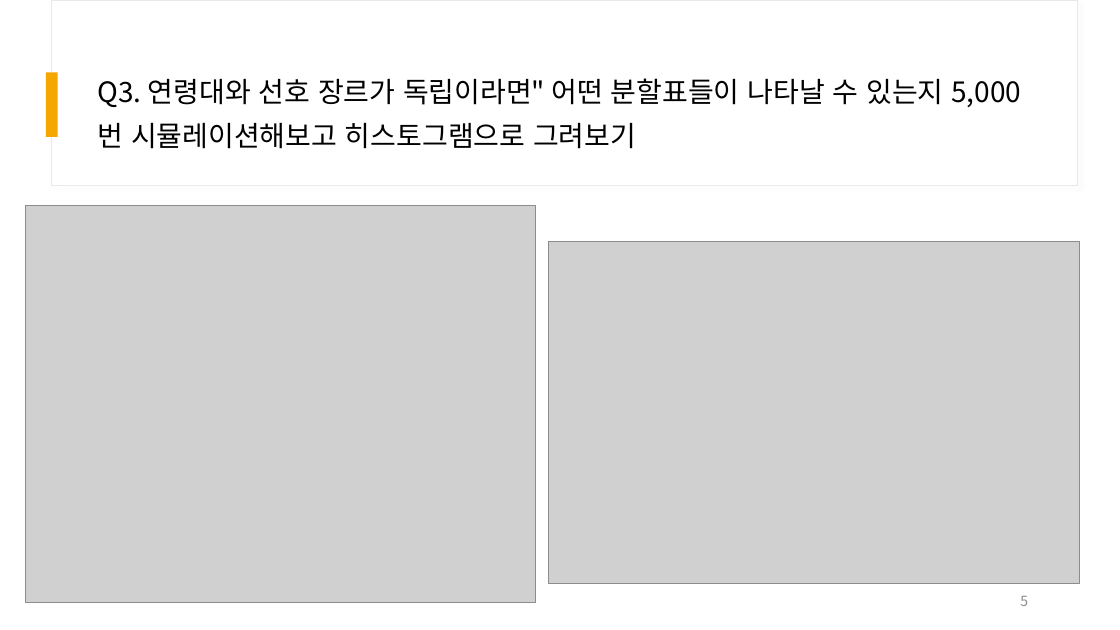
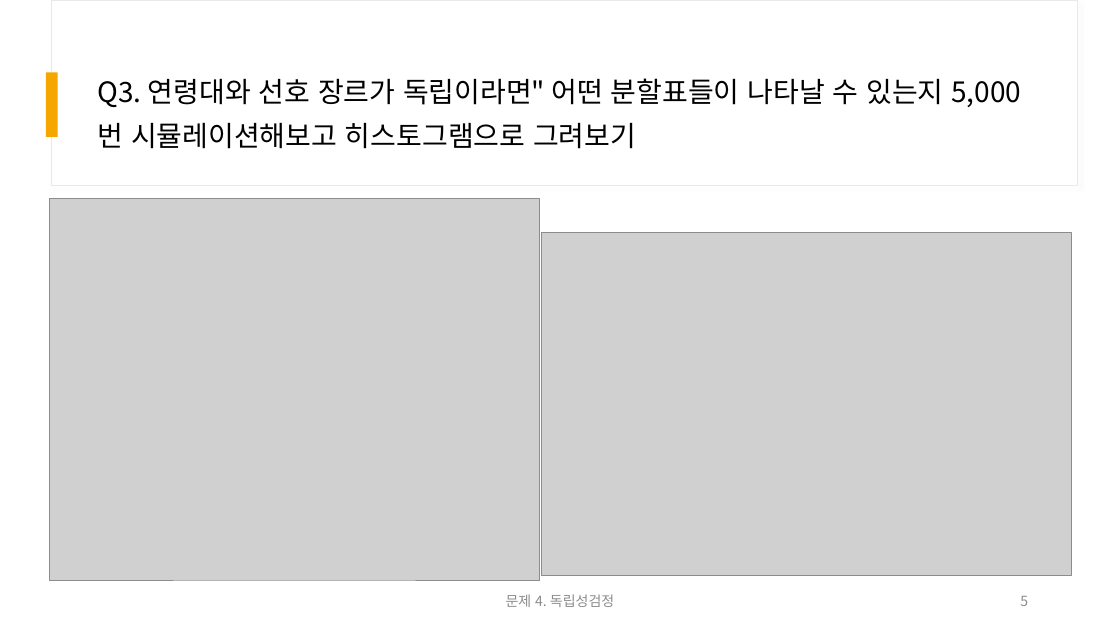
Before and after one commit to msjeonc-stack/ai-data-bootcamp, a slide deck: slide 5 of D014/문제4_발표자료(C2).pptx. Drawn at 1120x630 pixels with LibreOffice and Linux fonts; fonts in the diff are those of the drawing; grey boxes stand for pictures. Boxes give left, top, right and bottom in pixels: in the first picture for what was removed or moved away, otherwise in the second. Text is boxed around its words. In the diff, an @@ line names an element or a change of style, - is before the commit and + after.

Commit message:
D014: 데이터검정실습

```diff
--- a/D014/문제4_발표자료(C2).pptx
+++ b/D014/문제4_발표자료(C2).pptx
@@ picture: place and size @@
-picture at bbox=[25, 206, 536, 603]
+picture at bbox=[50, 198, 540, 580]
@@ picture: place and size @@
-picture at bbox=[549, 241, 1080, 584]
+picture at bbox=[541, 233, 1072, 576]
@@ text added at bbox=[506, 594, 614, 607], 12 pt, text #8C8C8C @@
+문제 4. 독립성검정
```
Also in this commit, not shown: 6 other slides changed.
